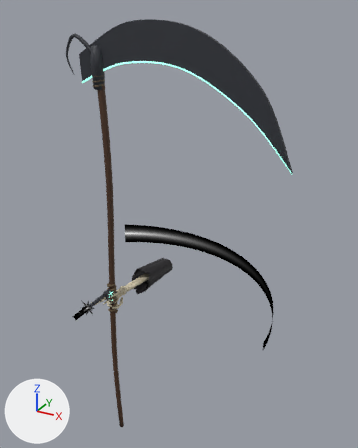
Renders of the glTF model assets/models/viewmodel.glb from each side of a commit.
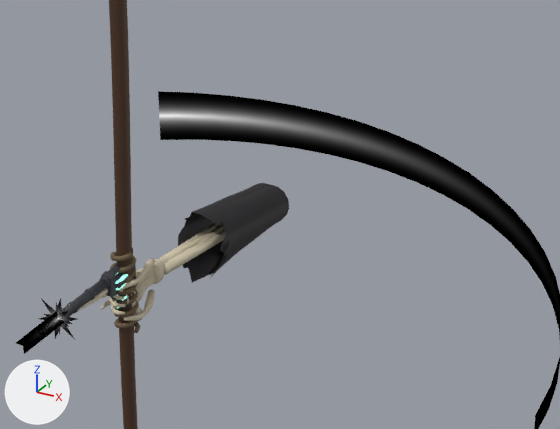
Each version is shown whole from a 50 mm camera at (1.66, -2.15, 1.7) aimed at (0.27, 0.38, 0.43), then close up on the part from 19% to 76% of the width and 43% to 78% of the height. Every picture has the same lights, and +X, +Y and +Z are marked at lower left. The older version's two pictures come first. Where no turn or scale is listed for an object, it has been applied to the vertices. Vertices at exactly the same position are counted once.

Script lines for the objects in view, before the commit:
```python
me_mesh_0 = bpy.data.meshes.new('Mesh_0')
me_mesh_0.from_pydata(...)  # 577 vertices, 1078 faces; spans x 0.433..0.578, y -1.038..-0.332, z 0.929..1.113
me_mesh_0.materials.append(mat_viewmodel)
me_mesh_11 = bpy.data.meshes.new('Mesh_11')
me_mesh_11.from_pydata(...)  # 42 vertices, 40 faces; spans x 0.0..1.5, y -1.0..0.0, z 0.971..1.131
me_mesh_11.materials.append(mat_fx_glow)
# before: 36 (0.191, -0.049, 1.125) at pixel (227, 95), 37 (0.191, -0.049, 0.976) at pixel (228, 140), 38 (0.093, -0.086, 1.128) at pixel (193, 92), 39 (0.093, -0.086, 0.973) at pixel (194, 139), 40 (0.0, -0.134, 1.131) at pixel (158, 91)
# before: 41 (0.0, -0.134, 0.971) at pixel (160, 139)
me_mesh_7 = bpy.data.meshes.new('Mesh_7')
me_mesh_7.from_pydata(...)  # 21 vertices, 16 faces; spans x 0.4428..0.5573, y -1.12..-1.0001, z 0.9922..1.1092
me_mesh_7.materials.append(mat_fx_glow)
ob_mesh_0 = bpy.data.objects.new('Mesh_0', me_mesh_0)
ob_mesh_0.location = (-0.5, 1.0, -1.051)
ob_mesh_11 = bpy.data.objects.new('Mesh_11', me_mesh_11)
ob_mesh_11.location = (-0.5, 1.0, -1.051)
ob_mesh_7 = bpy.data.objects.new('Mesh_7', me_mesh_7)
ob_mesh_7.location = (-0.5, 0.764, -0.975)
# also in view: 'Mesh_3' at (0.0, 0.4, -0.04); 'Mesh_10' at (0.43, 0.0, 0.3); 'Mesh_4' at (0.0, 0.06, -0.01); 'Mesh_9' at (0.0, -0.09, 0.02)
```
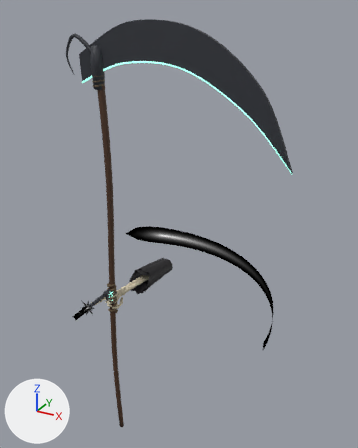
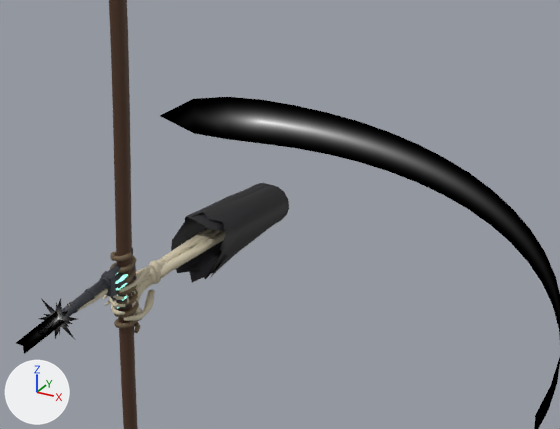
Scene script edits in JSON lines:
```json
{"block": "me_mesh_0", "where": "# used by ob_mesh_0; location = (-0.5, 1.0, -1.051)"}
{"op": "remove", "block": "me_mesh_0", "code": "me_mesh_0.from_pydata(...)  # 577 vertices, 1078 faces; spans x 0.433..0.578, y -1.038..-0.332, z 0.929..1.113"}
{"op": "add", "block": "me_mesh_0", "code": "me_mesh_0.from_pydata(...)  # 577 vertices, 1078 faces; spans x 0.433..0.578, y -1.034..-0.332, z 0.929..1.101"}
{"block": "me_mesh_0", "change": "me_mesh_0 part 1: the loose piece of 41 vertices spanning x 0.442..0.502, y -1.026..-0.946, z 1.01..1.028 is rebuilt with 42 vertices and now spans x 0.452..0.501, y -1.021..-0.955, z 1.021..1.034"}
{"block": "me_mesh_0", "change": "me_mesh_0 part 2: the loose piece of 41 vertices spanning x 0.497..0.538, y -1.038..-0.89, z 1.082..1.113 is rebuilt with 40 vertices and now spans x 0.498..0.529, y -1.034..-0.913, z 1.074..1.097"}
{"block": "me_mesh_0", "change": "me_mesh_0 part 3: the loose piece of 25 vertices spanning x 0.486..0.51, y -0.959..-0.875, z 1.055..1.091 is rebuilt with 24 vertices and now spans x 0.489..0.507, y -0.964..-0.902, z 1.054..1.081"}
{"block": "me_mesh_0", "change": "me_mesh_0 part 4: the loose piece of 25 vertices spanning x 0.486..0.51, y -0.959..-0.875, z 1.01..1.046 is rebuilt with 24 vertices and now spans x 0.489..0.507, y -0.964..-0.902, z 1.021..1.047"}
{"block": "me_mesh_0", "change": "me_mesh_0 part 5: a new loose piece of 98 vertices spanning x 0.487..0.513, y -0.91..-0.867, z 1.028..1.074, in mat_viewmodel"}
{"block": "me_mesh_0", "change": "me_mesh_0 part 6: 3 vertices moved within x 0.475..0.501, y -0.475..-0.466, z 0.944..1.061; 191 vertices removed from x 0.433..0.578, y -0.886..-0.451, z 0.929..1.1; 93 vertices added at x 0.433..0.578, y -0.885..-0.452, z 0.929..1.101"}
{"block": "me_mesh_0", "change": "other edits to the shape of me_mesh_0 do not show in these pictures"}
{"block": "me_mesh_11", "where": "# used by ob_mesh_11; location = (-0.5, 1.0, -1.051)"}
{"block": "me_mesh_11", "where": "# verts and faces of me_mesh_11; kept vertices keep their numbers, new ones are numbered from 42"}
{"op": "remove", "block": "me_mesh_11", "code": "me_mesh_11.from_pydata(...)  # 42 vertices, 40 faces; spans x 0.0..1.5, y -1.0..0.0, z 0.971..1.131"}
{"op": "add", "block": "me_mesh_11", "code": "me_mesh_11.from_pydata(...)  # 41 vertices, 39 faces; spans x 0.0..1.5, y -1.0..0.0, z 0.979..1.123"}
{"block": "me_mesh_11", "change": "me_mesh_11 part 7"}
{"op": "add", "block": "me_mesh_11", "code": "delete_vertices([41])  # with the faces that use them"}
{"op": "add", "block": "me_mesh_11", "code": "verts[36] = (0.191, -0.049, 1.121)  # moved, pixel (227, 96)"}
{"op": "add", "block": "me_mesh_11", "code": "verts[37] = (0.191, -0.049, 0.98)  # moved, pixel (228, 139)"}
{"op": "add", "block": "me_mesh_11", "code": "verts[38] = (0.093, -0.086, 1.108)  # moved, pixel (193, 98)"}
{"op": "add", "block": "me_mesh_11", "code": "verts[39] = (0.093, -0.086, 0.993)  # moved, pixel (194, 133)"}
{"op": "add", "block": "me_mesh_11", "code": "verts[40] = (0.0, -0.134, 1.051)  # moved, pixel (159, 115)"}
{"block": "me_mesh_11", "change": "me_mesh_11 part 8: 4 kept faces spanning x 0.0..0.292, y -0.134..-0.022, z 0.979..1.121 get new texture (UV) coordinates"}
```

Pixel boxes [x1, y1, x2, y2] of what changed, in the close-ups (560 x 429 px):
```json
{"object": "Mesh_11", "change": "reshaped", "before": [158, 91, 560, 429], "after": [160, 97, 560, 429]}
{"object": "Mesh_0", "change": "reshaped", "before": [98, 183, 270, 309], "after": [102, 183, 270, 306]}
{"part": 1, "of": "me_mesh_0", "change": "rebuilt", "before": [100, 300, 111, 309], "after": [105, 300, 110, 306], "on screen": "mostly hidden afterwards"}
{"part": 2, "of": "me_mesh_0", "change": "rebuilt", "before": [119, 258, 155, 290], "after": [119, 267, 149, 293], "on screen": "16% narrower, 18% shorter"}
{"part": 3, "of": "me_mesh_0", "change": "rebuilt", "before": [136, 266, 154, 275], "after": [144, 272, 151, 277]}
{"part": 4, "of": "me_mesh_0", "change": "rebuilt", "before": [138, 288, 146, 301], "after": [138, 281, 151, 297]}
{"part": 5, "of": "me_mesh_0", "change": "added", "after": [150, 269, 156, 284]}
{"part": 6, "of": "me_mesh_0", "change": "reshaped", "before": [155, 199, 230, 281], "after": [160, 199, 230, 279]}
{"part": 7, "of": "me_mesh_11", "change": "cut back", "before": [158, 92, 262, 142], "after": [228, 97, 262, 142]}
{"part": 8, "of": "me_mesh_11", "change": "surface changed", "before": [172, 97, 261, 143], "after": [172, 97, 261, 143], "on screen": "grey to black"}
```
